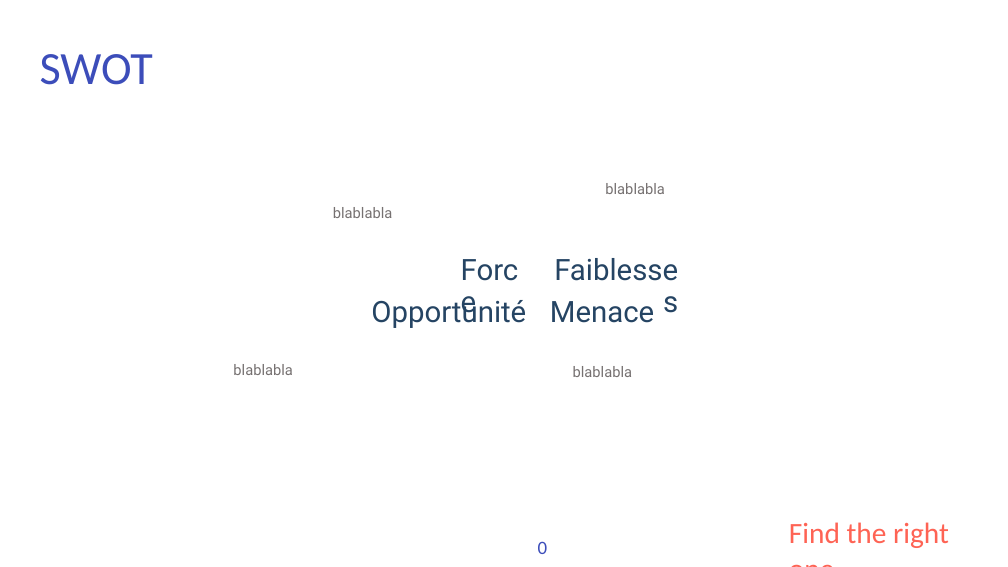
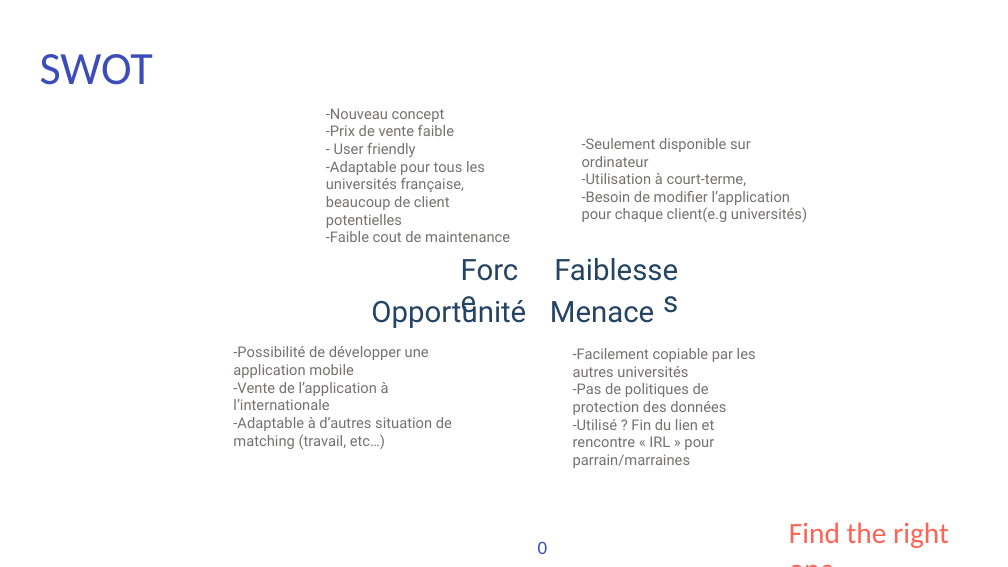
Before and after one commit to solown/ServeurWEB_PROJET, a slide deck: slide 12 of presentation/fr81.pptx. Drawn at 1008x567 pixels with LibreOffice and Linux fonts; fonts in the diff are those of the drawing; background and template pictures are left out. Boxes give left, top, right and bottom in pixels: in the first picture for what was removed or moved away, otherwise in the second. Text is boxed around its words. In the diff, an @@ line names an element or a change of style, - is before the commit and + after.

```diff
--- a/presentation/fr81.pptx
+++ b/presentation/fr81.pptx
@@ text at <box>326,108,510,242</box>: text changed @@
-blablabla
+-Nouveau concept
+-Prix de vente faible
+- User friendly
+-Adaptable pour tous les universités française, beaucoup de client potentielles
+-Faible cout de maintenance
@@ text at <box>582,138,807,222</box>: text changed @@
-blablabla
+-Seulement disponible sur ordinateur
+-Utilisation à court-terme,
+-Besoin de modifier l’application pour chaque client(e.g universités)
@@ text at <box>233,346,452,449</box>: text changed @@
-blablabla
+-Possibilité de développer une application mobile
+-Vente de l’application à l’internationale
+-Adaptable à d’autres situation de matching (travail, etc…)
@@ text at <box>573,348,756,468</box>: text changed @@
-blablabla
+-Facilement copiable par les autres universités
+-Pas de politiques de protection des données
+-Utilisé ? Fin du lien et rencontre « IRL » pour parrain/marraines
```
Also in this commit, not shown: 3 other slides changed, 1 other file.
